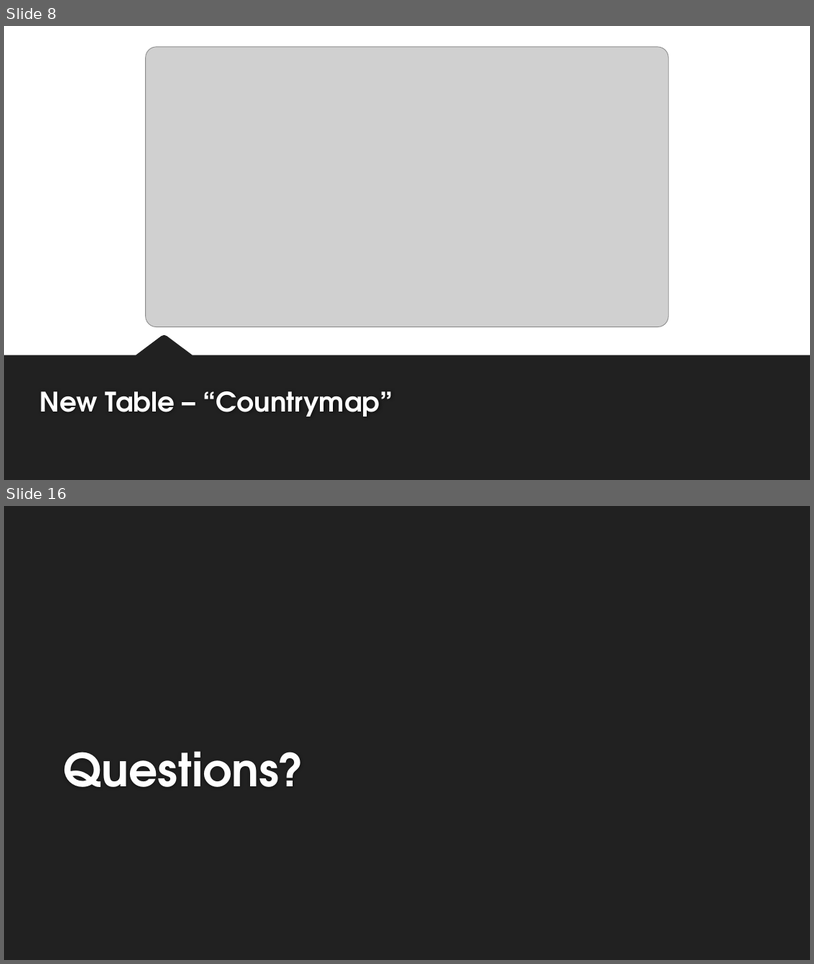
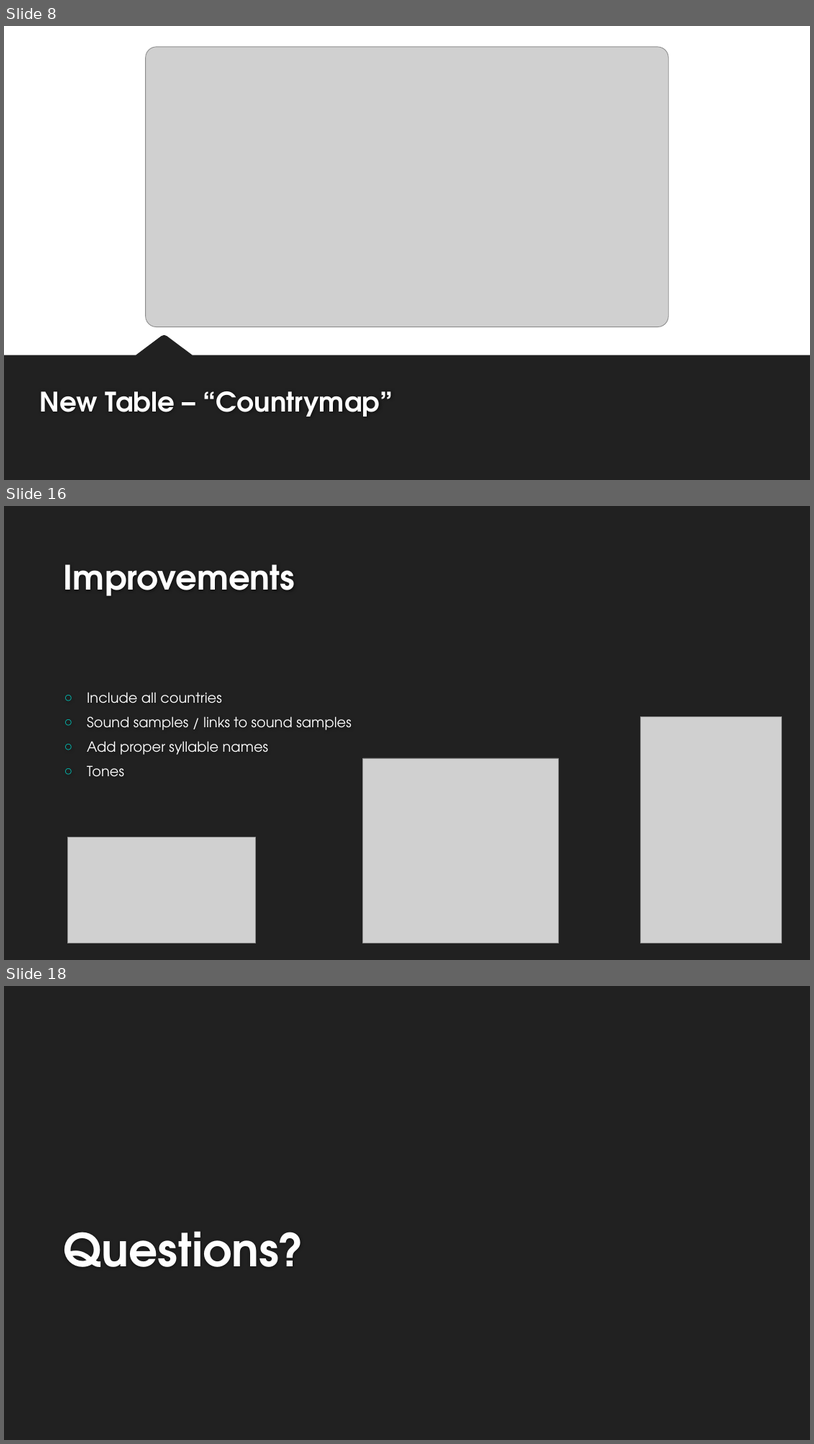
Before and after one commit to becker-c/linguistics-and-geography, a slide deck: Linguistics and Geography Final Presentation.pptx. Shown one above the other, each under a label of ours: slides 8 and 16 before the commit, slides 8, 16 and 18 after it; the slides between them are not shown. The pictures are 814x964 and 814x1444 pixels, drawn with LibreOffice and Linux fonts; fonts in the diff are those of the drawing; grey boxes stand for pictures; background and template pictures are left out. Boxes give left, top, right and bottom in pixels: in the first picture for what was removed or moved away, otherwise in the second. Text is boxed around its words. In the diff, an @@ line names an element or a change of style, - is before the commit and + after.

```diff
--- a/Linguistics and Geography Final Presentation.pptx
+++ b/Linguistics and Geography Final Presentation.pptx
@@ slide 16 added at <box>4,506,810,960</box>, background #212121 @@
@@ title added at <box>64,564,296,596</box>, 40 pt, text #FEFEFE, bold @@
+Improvements
@@ text added at <box>87,692,352,776</box>, 16.6 pt, text #FFFFFF @@
+○ Include all countries
+○ Sound samples / links to sound samples
+○ Add proper syllable names
+○ Tones
@@ picture added at <box>641,716,782,943</box> @@
@@ picture added at <box>363,758,558,943</box> @@
@@ picture added at <box>67,837,256,943</box> @@
@@ what was slide 16 is now slide 18 @@
```
Also in this commit, not shown: 6 slides changed, 5 other slides added, 4 slides removed.
